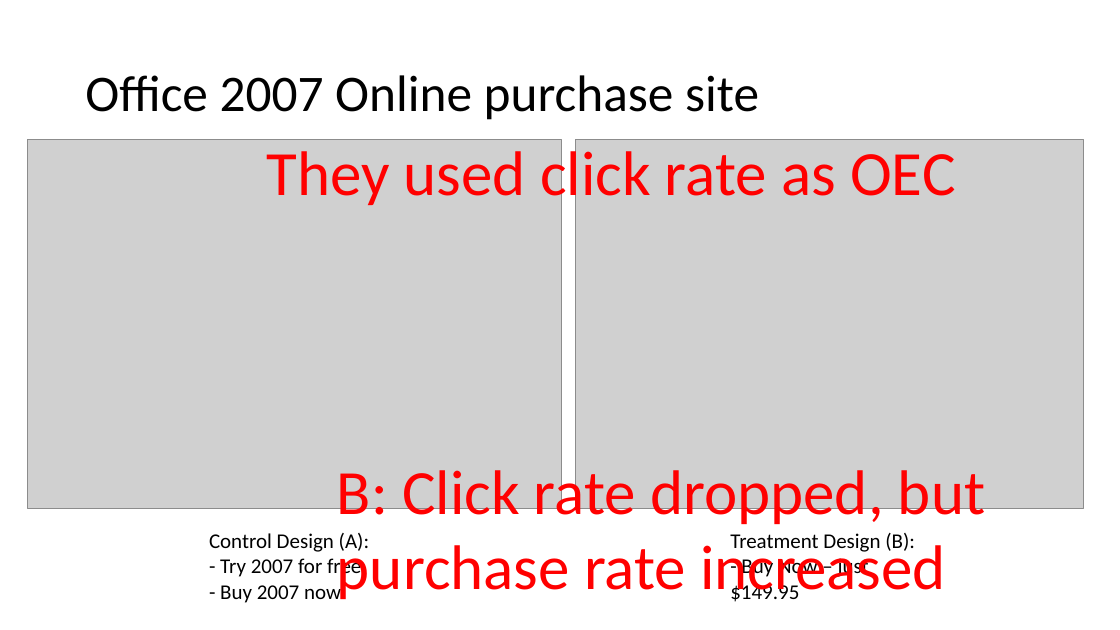
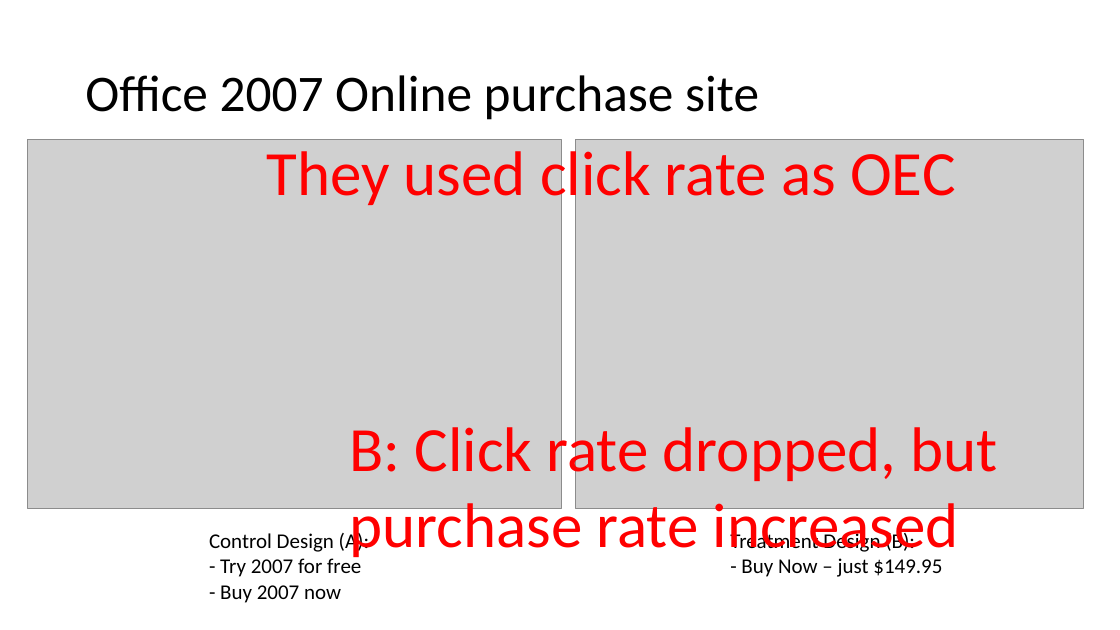
Before and after one commit to patng323/learn, a slide deck: slide 19 of FieldExperiments/AB Testing.pptx. Drawn at 1120x630 pixels with LibreOffice and Linux fonts; fonts in the diff are those of the drawing; grey boxes stand for pictures. Boxes give left, top, right and bottom in pixels: in the first picture for what was removed or moved away, otherwise in the second. Text is boxed around its words. In the diff, an @@ line names an element or a change of style, - is before the commit and + after.

```diff
--- a/FieldExperiments/AB Testing.pptx
+++ b/FieldExperiments/AB Testing.pptx
@@ text "B: Click rate dropped, but ...": place and size @@
-text "B: Click rate dropped, but ..." at [337, 461, 985, 602]
+text "B: Click rate dropped, but ..." at [349, 419, 997, 563]
@@ text "Treatment Design (B): - Buy ..." rewrapped from [730, 533, 915, 602] to [730, 531, 942, 577] @@
```
Also in this commit, not shown: 9 other slides changed.
